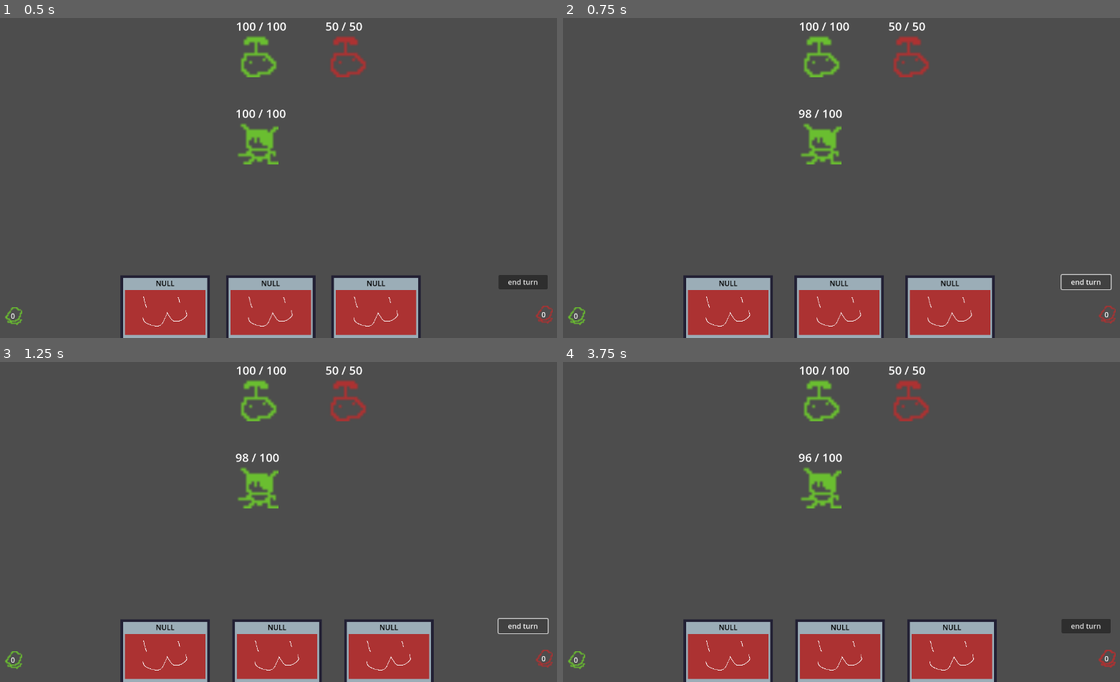
Above: before the commit, frames 1-4 (two rows, left to right).
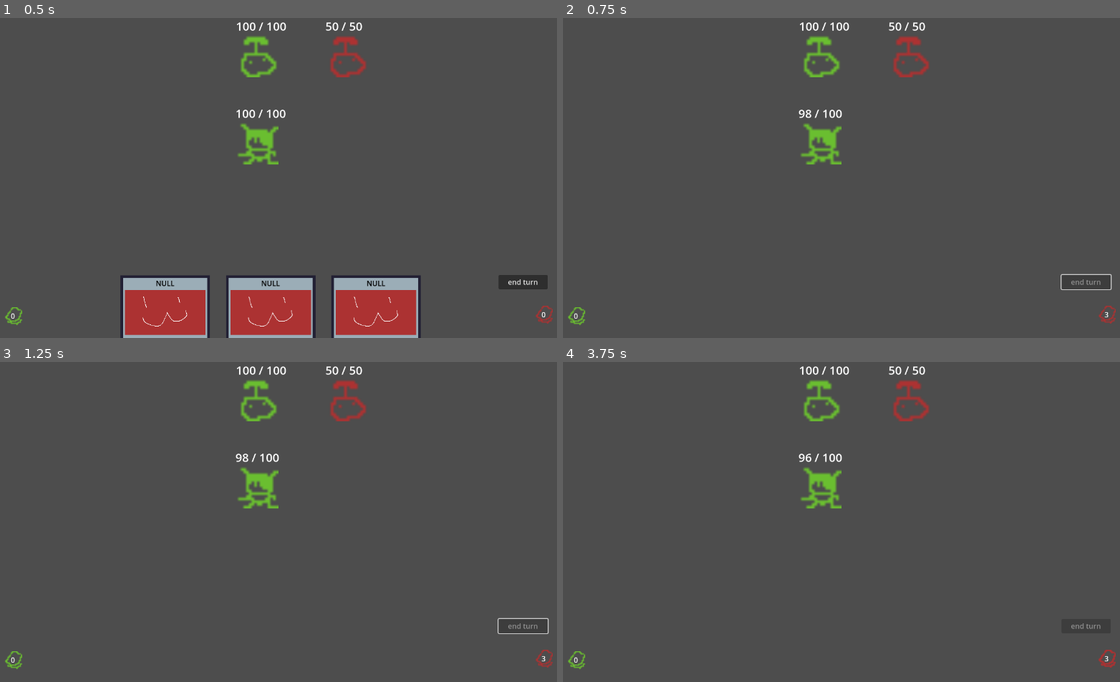
Above: after the commit, the same moments.

Repository: Saplings-Projects/1M_sub
Game: Godot game, scene res://#Scenes/TestingScene.tscn
Two runs of this game, one before a commit and one after it. Both use one fixed random seed, a clock stepped at 60 frames per second and the inputs below.
Inputs:
- Up to frame 1 (0.5 s): no input
- Up to frame 2 (0.75 s): click "end turn" at 0.5 s
- Up to frame 3 (1.25 s): no input
- Up to frame 4 (3.75 s): click "0" at 1.25 s; click "0" at 2 s; click "end turn" at 2.75 s; click "0" (after the commit: "3") at 3.5 s

Frame 1 is identical in both runs. In frame 2, 9.3% of the frame differs, in the area x 21-98%, y 80-100%; in frame 3, 9.4%; in frame 4, 9.4%.

Commit message:
Add draw/discard parameters to CardBase
-Add new on_post_card_played to CardBase. Draw and discard cards from there.
-Add new DrawCards test card
-Add delay to Battler so we can see discard and draw pile working

Diff:
--- a/Cards/CardBase.gd
+++ b/Cards/CardBase.gd
@@ -20,6 +20,8 @@
 @export var buffs_to_apply_to_caster: Array[BuffBase]
 @export var affect_all_targets: bool = false
 @export var affect_all_casters: bool = false
+@export var amount_of_cards_to_draw: int = 0
+@export var amount_of_cards_to_discard: int = 0
 @export var application_type: Enums.ApplicationType = Enums.ApplicationType.ENEMY_ONLY
 @export var card_title: String = "NULL"
 @export var card_key_art: ImageTexture = null
@@ -37,6 +39,11 @@
 	_deal_damage(caster, target)
 	_apply_buffs(caster, target)
 	# TODO add other functionality that lots of cards may share (eg: restore AP, draw cards)
+
+
+func on_post_card_played():
+	_draw_cards()
+	_discard_cards()
 
 
 # override in child cards if you want to deal damage in a unique way
@@ -82,3 +89,11 @@
 				party_member.get_buff_component().add_buff(buff, caster)
 		else:
 			target.get_buff_component().add_buff(buff, caster)
+
+
+func _draw_cards():
+	CardManager.card_container.draw_cards(amount_of_cards_to_draw)
+
+
+func _discard_cards():
+	CardManager.card_container.discard_random_card(amount_of_cards_to_discard)
--- /dev/null
+++ b/Cards/Resource/Card_DrawCards.tres
@@ -0,0 +1,17 @@
+[gd_resource type="Resource" script_class="CardBase" load_steps=2 format=3 uid="uid://bo7u4vmuakwj8"]
+
+[ext_resource type="Script" path="res://Cards/CardBase.gd" id="1_bboy2"]
+
+[resource]
+script = ExtResource("1_bboy2")
+damage_to_apply_to_target = 0.0
+damage_to_apply_to_caster = 0.0
+buffs_to_apply_to_target = Array[Resource("res://Buffs/BuffBase.gd")]([])
+buffs_to_apply_to_caster = Array[Resource("res://Buffs/BuffBase.gd")]([])
+affect_all_targets = false
+affect_all_casters = false
+amount_of_cards_to_draw = 2
+amount_of_cards_to_discard = 0
+application_type = 0
+card_title = "Draw Cards"
+card_description = "Draw 2 cards"
--- a/Core/Battler.gd
+++ b/Core/Battler.gd
@@ -68,6 +68,9 @@
 		var success: bool = _on_attack(enemy.get_behavior_component().attack, enemy, PlayerManager.player)
 		assert(success == true, "Enemy failed to attack.")
 
+	# TODO: temporary delay so we can see the draw pile and discard pile working
+	await get_tree().create_timer(1.0).timeout
+
 	PhaseManager.set_phase(Enums.Phase.PLAYER_ATTACKING)
 
 
@@ -82,10 +85,12 @@
 
 
 func _try_player_play_card_on_entity(entity: Entity) -> void:
-	if CardManager.is_card_queued():
-		var success: bool = _on_attack(CardManager.queued_card.card_data, PlayerManager.player, entity)
+	if CardManager.card_container.is_card_queued():
+		var queued_card = CardManager.card_container.queued_card
+		var success: bool = _on_attack(queued_card.card_data, PlayerManager.player, entity)
 		if success:
-			CardManager.notify_successful_play()
+			CardManager.card_container.remove_queued_card()
+			queued_card.card_data.on_post_card_played()
 
 
 func _on_attack(attack_card: CardBase, caster: Entity, target: Entity) -> bool:
